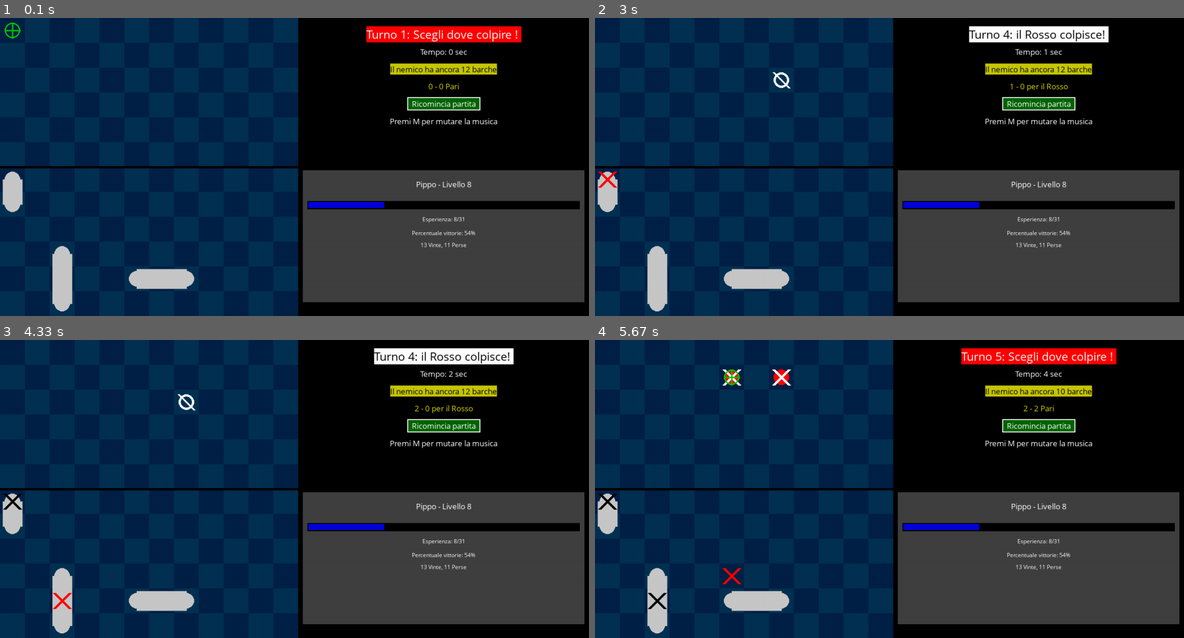
Above: before the commit, frames 1-4 (two rows, left to right).
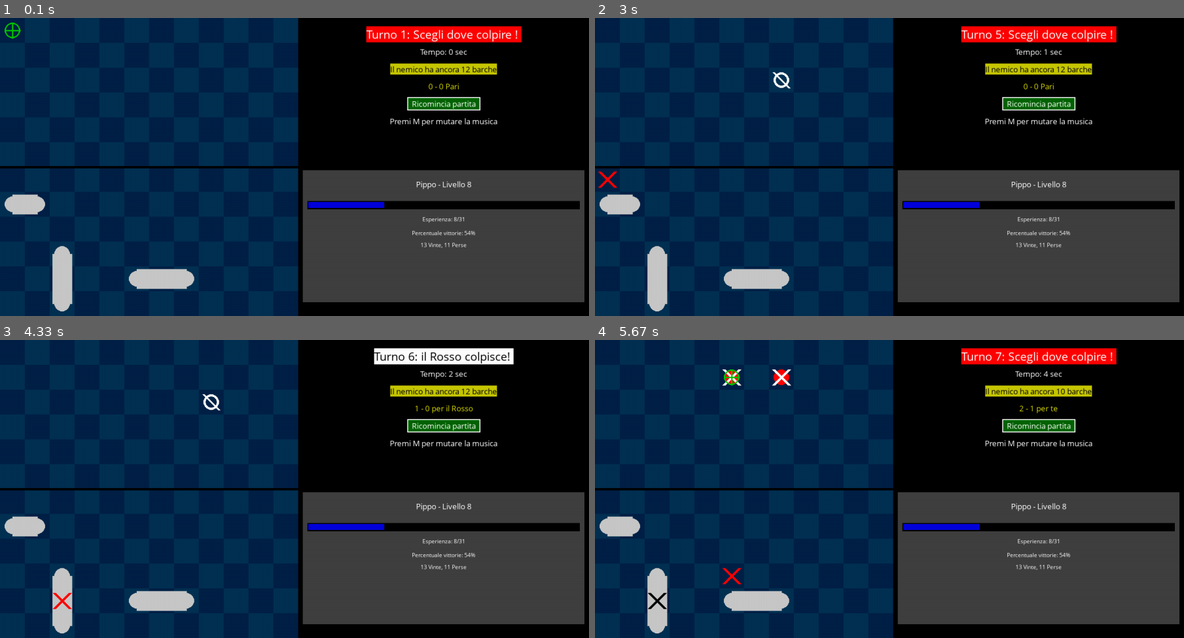
Above: after the commit, the same moments.

Repository: AlessandroBonomo28/pygame-tests
Game: pygame game, started from battaglia navale/game.py
Two runs of this game, one before a commit and one after it. Both use one fixed random seed, a clock stepped at 60 frames per second and the inputs below.
Inputs (mouse positions are in pixels of both pictures, inside the frame that each line leads up to):
- Up to frame 1 (0.1 s): no input
- Up to frame 2 (3 s): press the mouse at (889, 187) at 0.37 s; move the mouse to (818, 178) at 0.47 s; release the mouse at (748, 169) at 0.6 s; click (1024, 211) at 0.72 s; click (771, 119) at 1.05 s; click (971, 101) at 1.88 s; click (777, 77) at 2.22 s; click (1048, 199) at 2.88 s
- Up to frame 3 (4.33 s): click (200, 390) at 3.22 s
- Up to frame 4 (5.67 s): move the mouse to (1072, 486) at 4.57 s; click (1072, 486) at 4.75 s; click (777, 384) at 5.12 s; click (730, 384) at 5.45 s

The runs differ from the first frame. In frame 1, 0.5% of the frame differs, in the area x 0-8%, y 51-66%; in frame 2, 2.1%, in the area x 0-89%, y 2-66%; in frame 3, 0.7%; in frame 4, 0.6%.

Commit message:
rotate ship

Diff:
--- a/battaglia navale/game.py
+++ b/battaglia navale/game.py
@@ -407,9 +407,10 @@
 	for j in range(Board.width):
 		if (i+j)%2 == 0:
 			red_pieces.append(Piece([(j,i)],PieceColor.RED))
-			#black_pieces.append(Piece([(Board.height-1-j,Board.height-1-i)],PieceColor.BLACK))
-
-black_pieces.append(Piece([(0,7),(0,6)],PieceColor.BLACK))
+
+p1 = Piece([(0,7),(0,6)],PieceColor.BLACK)
+p1.rotate(90)
+black_pieces.append(p1)
 black_pieces.append(Piece([(2,11),(2,10),(2,9)],PieceColor.BLACK))
 black_pieces.append(Piece([(5,10),(6,10),(7,10)],PieceColor.BLACK))
 board = Board(red_pieces,black_pieces)
--- a/battaglia navale/game_settings.json
+++ b/battaglia navale/game_settings.json
@@ -1,7 +1,8 @@
 {
     "AI_delay_ms": 750,
-    "day_born": 3,
+    "day_born": 4,
     "month_born": 9,
     "year_born": 1934,
-    "player_name": "Pippo"
+    "player_name": "Pippo",
+    "show_only_last_miss" : true
 }
--- a/battaglia navale/model/battleship.py
+++ b/battaglia navale/model/battleship.py
@@ -1,4 +1,4 @@
-import random, datetime
+import random, math
 
 class PieceColor:
     RED = "Rosso"
@@ -27,12 +27,32 @@
         if len(self.hits) == len(self.positions):
             self.is_dead = True
 
+    def __deg2rad(self,degrees):
+        return degrees * math.pi / 180
+
+    def rotate(self,degrees):
+        x = self.positions[0][0]
+        y = self.positions[0][1]
+        rad_angle = self.__deg2rad(degrees)
+        new_positions = []
+        for position in self.positions:
+            dx = position[0] - x
+            dy = position[1] - y
+            new_dx = dx * math.cos(rad_angle) - dy * math.sin(rad_angle)
+            new_dy = dx * math.sin(rad_angle) + dy * math.cos(rad_angle)
+            new_positions.append((x+new_dx,y+new_dy))
+        self.positions = new_positions
+
     def isAlreadyHit(self, position):
         return position in self.hits
 
     def __str__(self):
         col = "Red ship" if self.color == PieceColor.RED else "Black ship"
         return col+  str(self.positions) + " Is dead: " + str(self.is_dead)
+
+    def reset(self):
+        self.is_dead = False
+        self.hits = []
 
 class Move:
     turn : int
